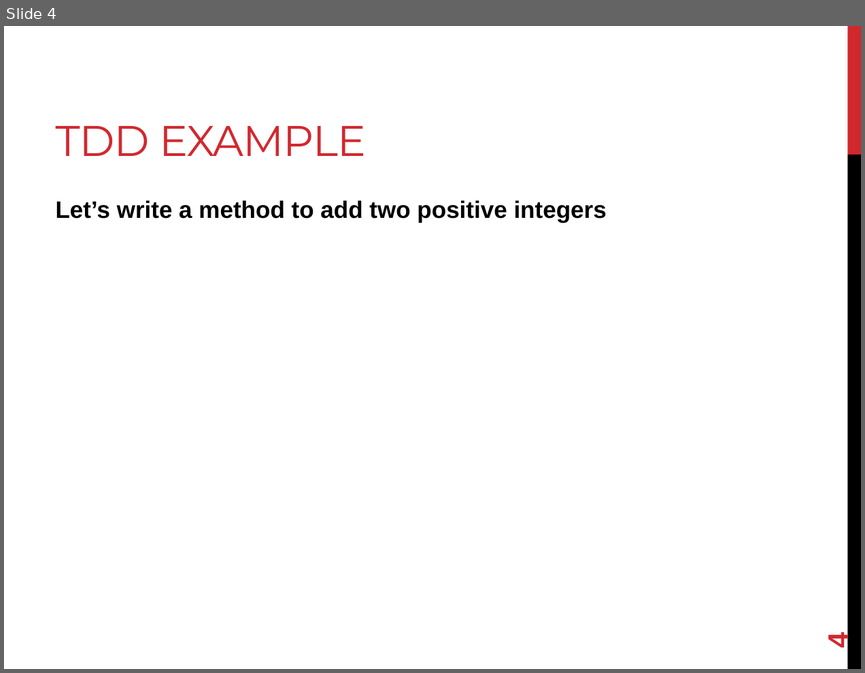
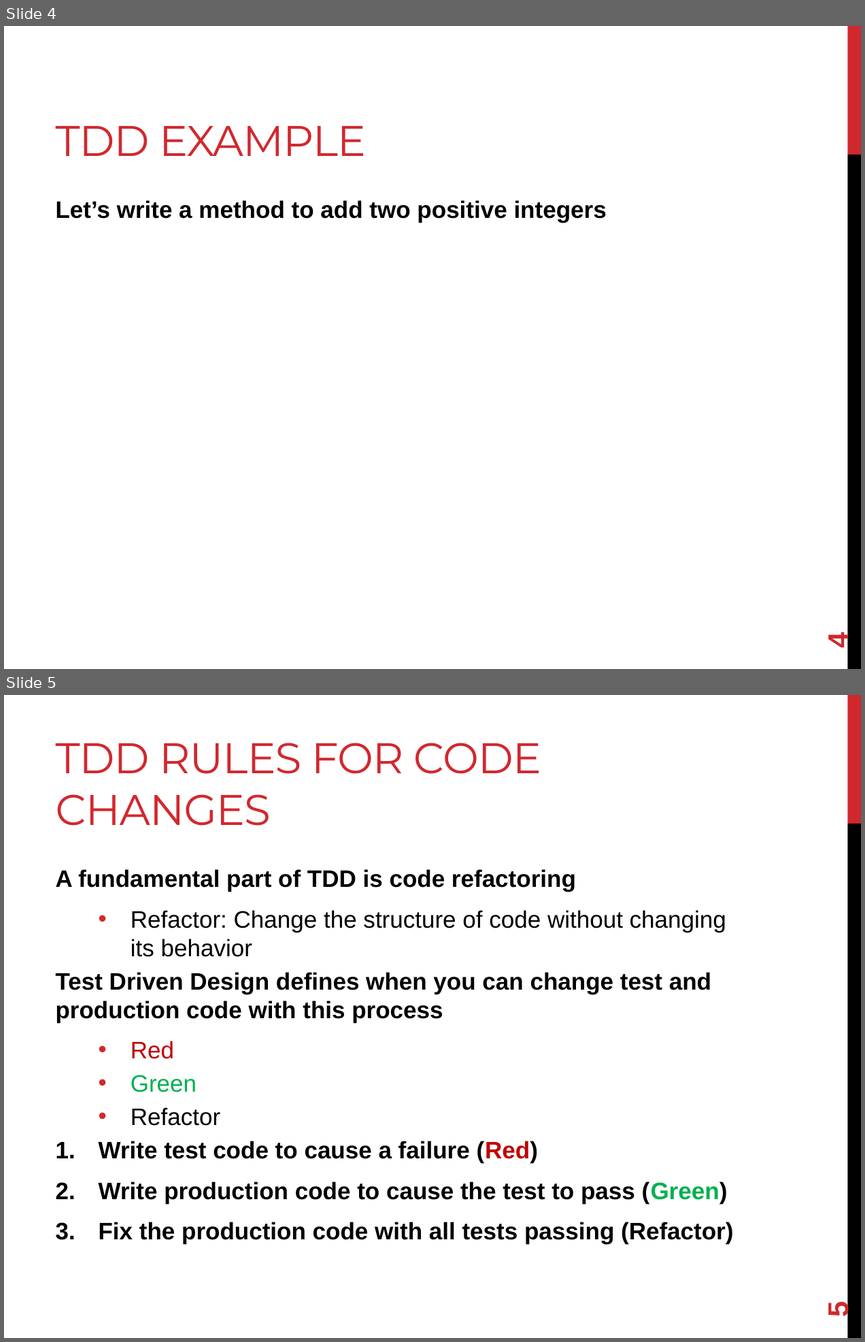
Before and after one commit to joshpeterson/DevelopingConcurrentSoftware, a slide deck: Lectures/Test Driven Design/Test Driven Design.pptx. Shown one above the other, each under a label of ours: slide 4 before the commit, slides 4 and 5 after it. The pictures are 865x673 and 865x1342 pixels, drawn with LibreOffice and Linux fonts; fonts in the diff are those of the drawing. Boxes give left, top, right and bottom in pixels: in the first picture for what was removed or moved away, otherwise in the second. Text is boxed around its words. In the diff, an @@ line names an element or a change of style, - is before the commit and + after.

```diff
--- a/Lectures/Test Driven Design/Test Driven Design.pptx
+++ b/Lectures/Test Driven Design/Test Driven Design.pptx
@@ slide 5 added at [4,695,861,1338], background #FFFFFF; not listed: 2 template elements that a slide beside it also shows @@
@@ title added at [56,743,541,826], 36 pt, text #D1282E @@
+TDD RULES FOR CODE CHANGES
@@ text added at [56,869,733,1244], 20 pt, text #000000, bold @@
+A fundamental part of TDD is code refactoring
+  • Refactor: Change the structure of code without changing its behavior
+Test Driven Design defines when you can change test and production code with this process
+  • Red
+  • Green
+  • Refactor
+1. Write test code to cause a failure (Red)
+2. Write production code to cause the test to pass (Green)
+3. Fix the production code with all tests passing (Refactor)
@@ page number added at [822,1302,854,1317], 24 pt, text #D1282E, bold @@
+5
```
Also in this commit, not shown: 4 other slides added.
